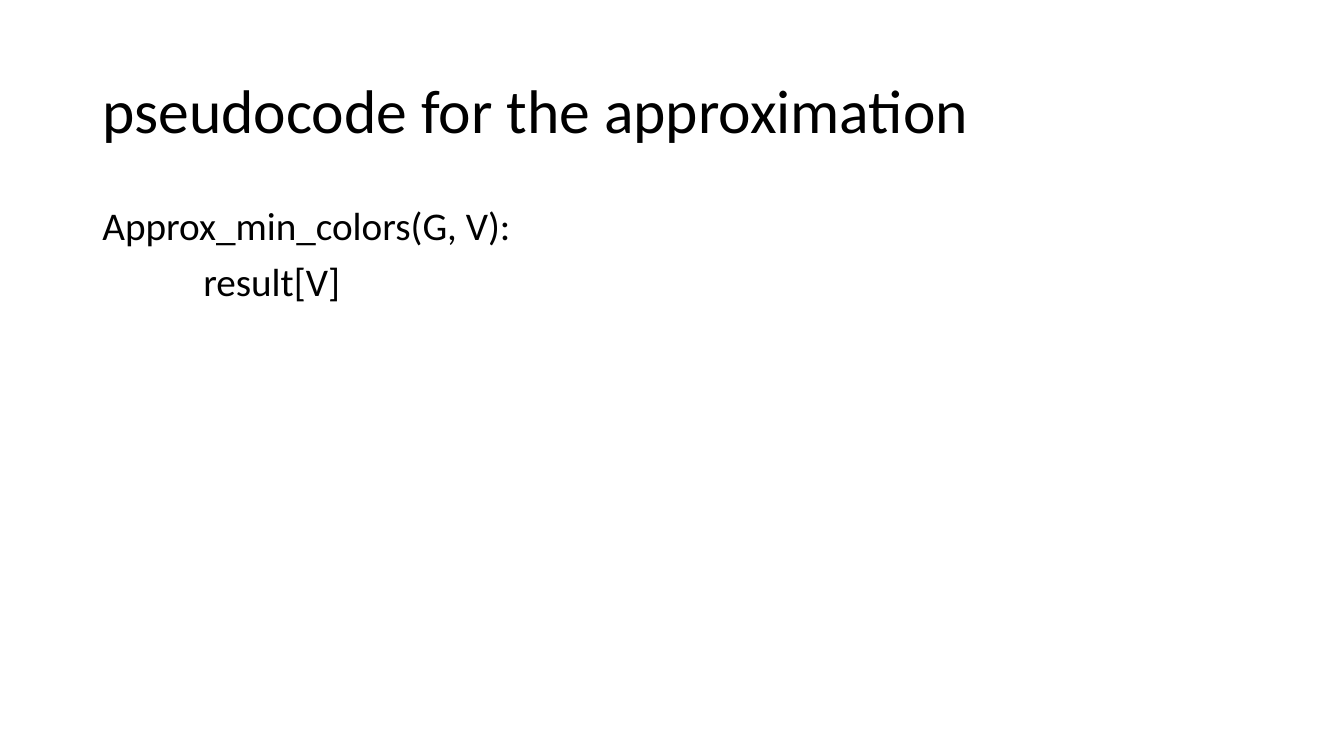
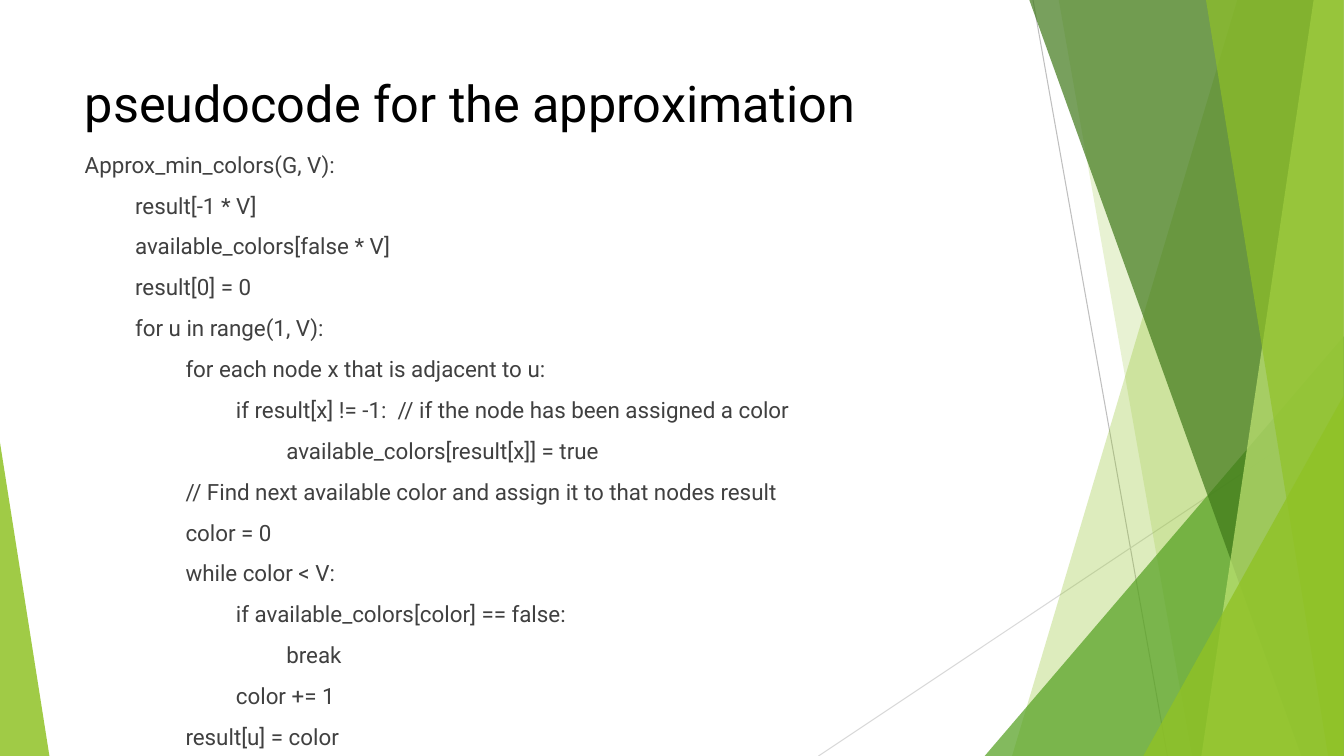
Before and after one commit to pearceag/Min_Coloring_Graph, a slide deck: slide 2 of presentations/Approximation_Presentation.pptx. Drawn at 1344x756 pixels with LibreOffice and Linux fonts; fonts in the diff are those of the drawing. Boxes give left, top, right and bottom in pixels: in the first picture for what was removed or moved away, otherwise in the second. Text is boxed around its words. In the diff, an @@ line names an element or a change of style, - is before the commit and + after.

```diff
--- a/presentations/Approximation_Presentation.pptx
+++ b/presentations/Approximation_Presentation.pptx
@@ title "pseudocode for the approximation": place and size @@
-title "pseudocode for the approximation" at box(102, 90, 968, 143)
+title "pseudocode for the approximation" at box(85, 83, 855, 133)
@@ title "pseudocode for the approximation" at box(85, 83, 855, 133): size 44 to 36 pt, font Calibri to Roboto; line spacing 0.9 to 1; vertical alignment middle to top @@
@@ text "Approx_min_colors(G, V):": place and size @@
-text "Approx_min_colors(G, V):" at box(102, 211, 511, 302)
+text "Approx_min_colors(G, V):" at box(85, 155, 789, 663)
@@ text at box(85, 155, 335, 178): size 28 to 16 pt, font Calibri to Roboto, text colour #000000 to #404040 in "Approx_min_colors(G, V):"; line spacing 0.9 to 1 @@
@@ text at box(135, 196, 789, 663): text changed; size 28 to 16 pt; font Calibri to Roboto; text colour #000000 to #404040 @@
-result[V]
+result[-1 * V]
+available_colors[false * V]
+result[0] = 0
+for u in range(1, V):
+for each node x that is adjacent to u:
+if result[x] != -1: // if the node has been assigned a color
+available_colors[result[x]] = true
+// Find next available color and assign it to that nodes result
+color = 0
+while color < V:
+if available_colors[color] == false:
+break
+color += 1
+result[u] = color
@@ group added at box(0, 0, 1344, 756): 5 freeform shapes, 3 triangles, 2 lines @@
```
Also in this commit, not shown: 5 other slides changed, 22 slides added, 1 other file.
